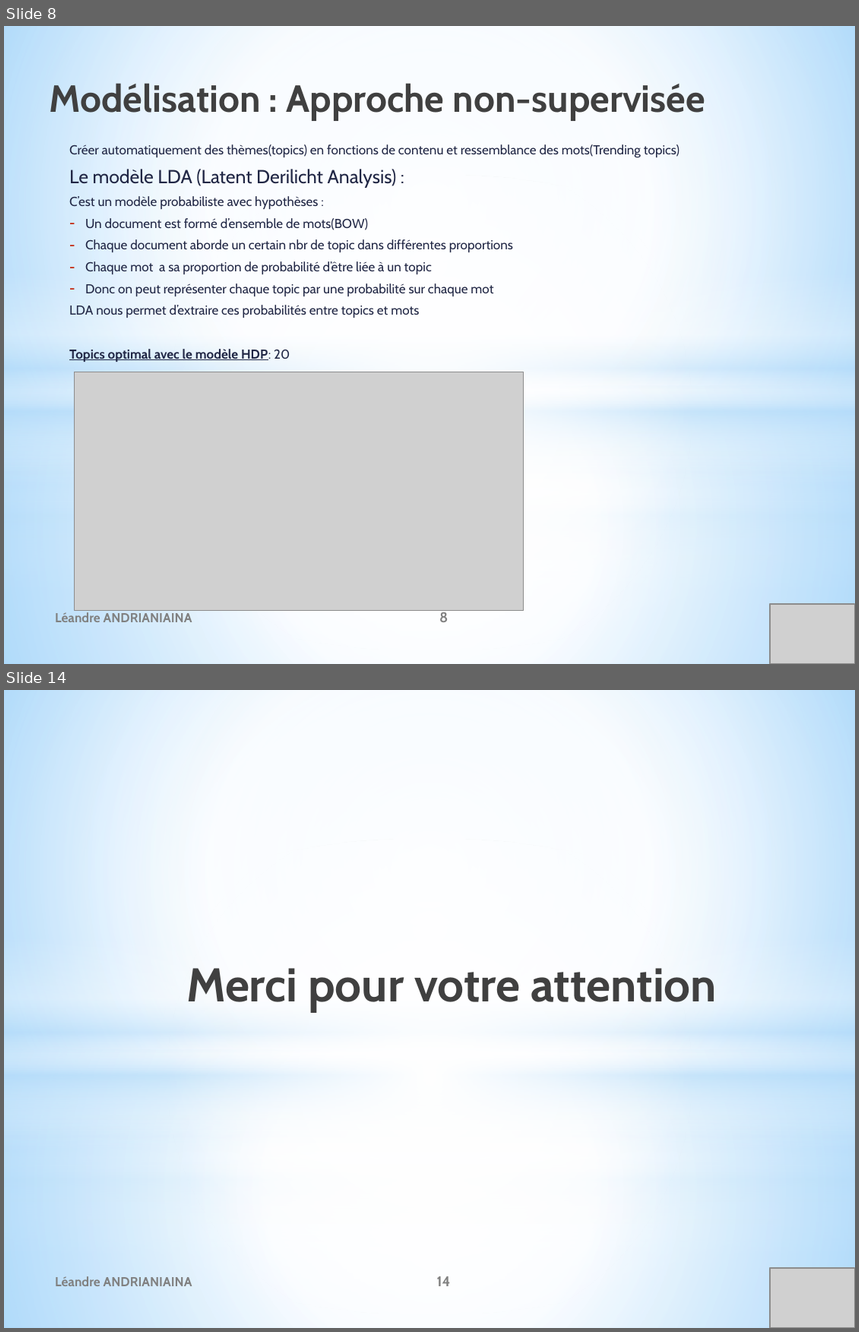
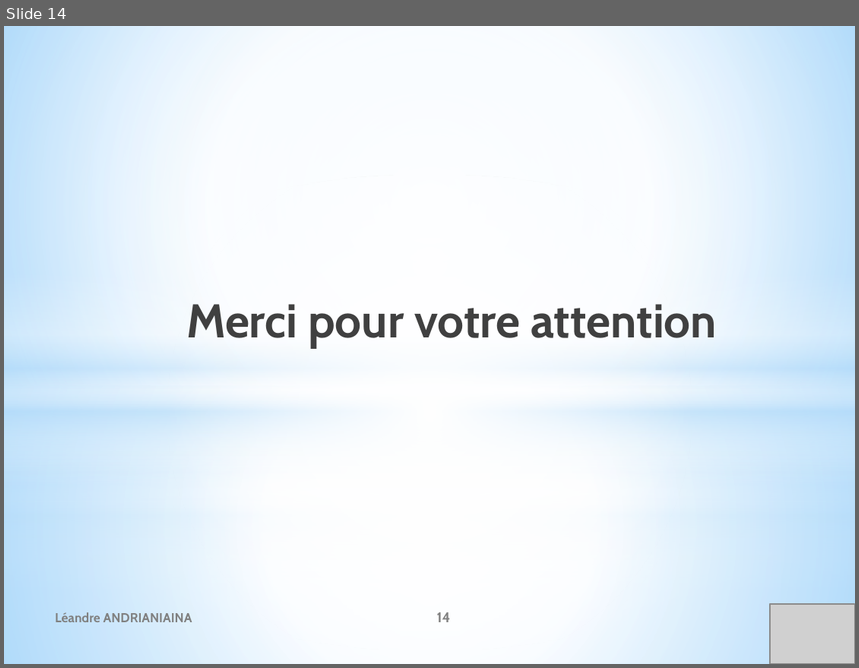
Before and after one commit to leandre12/houseprice, a slide deck: documents/P8_Presentationprojet.pptx. Shown one above the other, each under a label of ours: slides 8 and 14 before the commit, slide 14 after it; the slides between them are not shown. The pictures are 859x1332 and 859x668 pixels, drawn with LibreOffice and Linux fonts; fonts in the diff are those of the drawing; grey boxes stand for pictures. Boxes give left, top, right and bottom in pixels: in the first picture for what was removed or moved away, otherwise in the second. Text is boxed around its words. In the diff, an @@ line names an element or a change of style, - is before the commit and + after.

```diff
--- a/documents/P8_Presentationprojet.pptx
+++ b/documents/P8_Presentationprojet.pptx
@@ slide 8 removed at <box>4,26,855,664</box>, background gradient #9ED5FF to #FFFFFF to #5BB9FF; not listed: 8 template elements that a slide beside it also shows @@
@@ title removed at <box>50,83,705,119</box> @@
-Modélisation : Approche non-supervisée
@@ text removed at <box>69,145,680,362</box> @@
-Créer automatiquement des thèmes(topics) en fonctions de contenu et ressemblance des mots(Trending topics)
-Le modèle LDA (Latent Derilicht Analysis) :
-C’est un modèle probabiliste avec hypothèses :
-– Un document est formé d’ensemble de mots(BOW)
-– Chaque document aborde un certain nbr de topic dans différentes proportions
-– Chaque mot a sa proportion de probabilité d’être liée à un topic
-– Donc on peut représenter chaque topic par une probabilité sur chaque mot
-LDA nous permet d’extraire ces probabilités entre topics et mots
-Topics optimal avec le modèle HDP: 20
@@ picture removed at <box>75,372,524,610</box> @@
@@ text removed at <box>55,613,192,623</box> @@
-Léandre ANDRIANIAINA
@@ page number removed at <box>439,613,448,623</box> @@
-8
@@ picture removed at <box>770,604,855,664</box> @@
```
Also in this commit, not shown: 7 slides changed, 6 slides added, 5 other slides removed, 9 other files.
